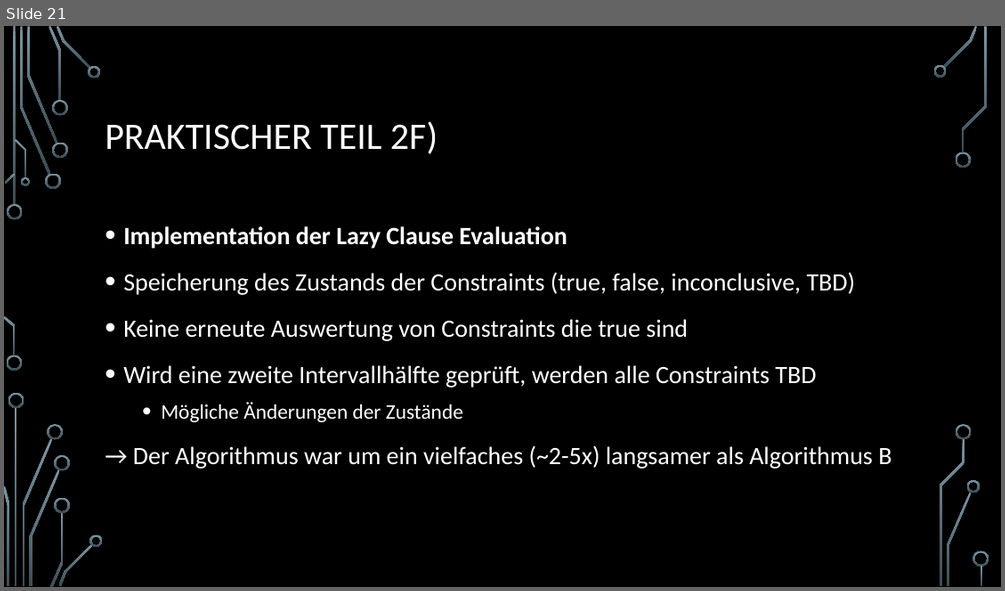
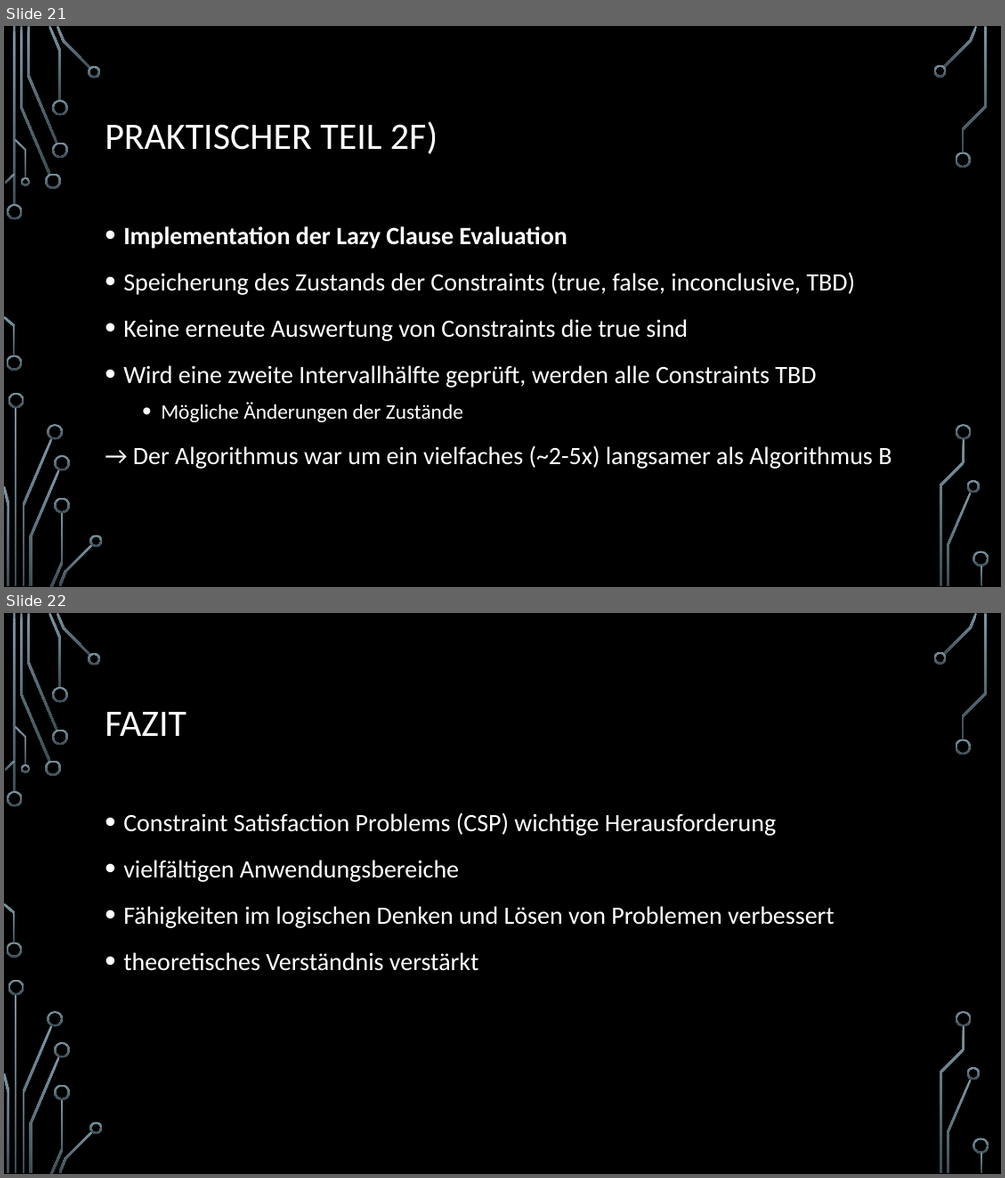
Before and after one commit to Fixeres/HybrideSysteme, a slide deck: src/resources/Hybride systeme_Jörn_seine_Teile.pptx. Shown one above the other, each under a label of ours: slide 21 before the commit, slides 21 and 22 after it. The pictures are 1005x591 and 1005x1178 pixels, drawn with LibreOffice and Linux fonts; fonts in the diff are those of the drawing; background and template pictures are left out. Boxes give left, top, right and bottom in pixels: in the first picture for what was removed or moved away, otherwise in the second. Text is boxed around its words. In the diff, an @@ line names an element or a change of style, - is before the commit and + after.

```diff
--- a/src/resources/Hybride systeme_Jörn_seine_Teile.pptx
+++ b/src/resources/Hybride systeme_Jörn_seine_Teile.pptx
@@ slide 22 added at <box>4,613,1001,1174</box>, background picture (left out); not listed: 36 template elements that a slide beside it also shows @@
@@ title added at <box>105,712,186,736</box>, 36 pt, text #FFFFFF @@
+FAZIT
@@ text added at <box>123,812,834,971</box>, 24 pt, text #FFFFFF @@
+• Constraint Satisfaction Problems (CSP) wichtige Herausforderung
+• vielfältigen Anwendungsbereiche
+• Fähigkeiten im logischen Denken und Lösen von Problemen verbessert
+• theoretisches Verständnis verstärkt
```
Also in this commit, not shown: 10 slides changed, 1 other slide added, 1 slide removed.
